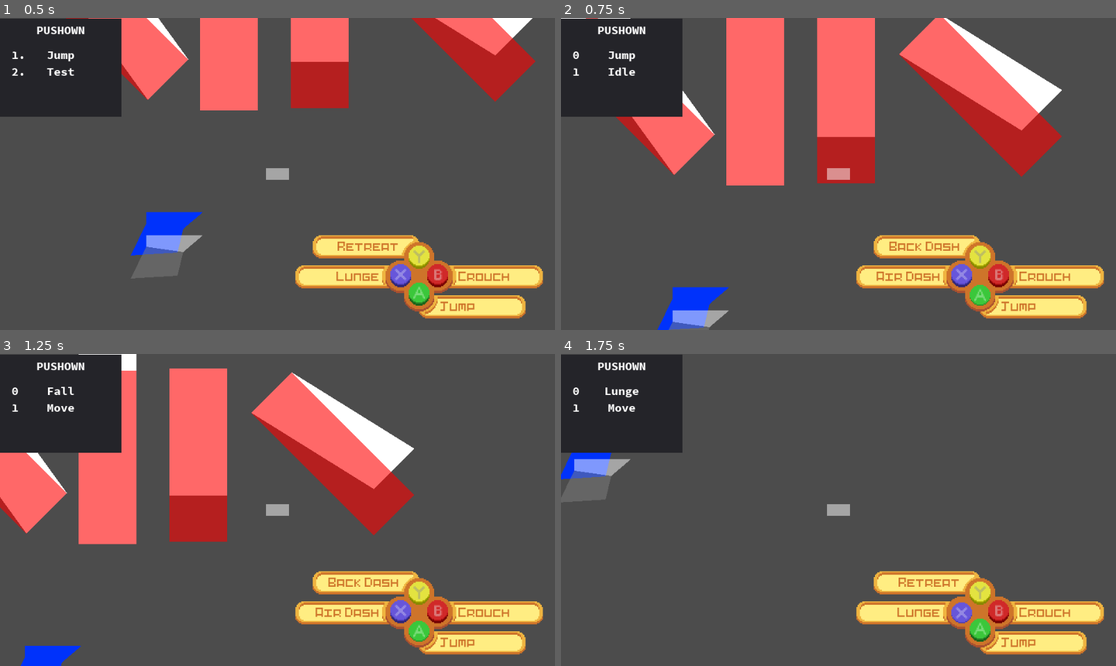
Above: before the commit, frames 1-4 (two rows, left to right).
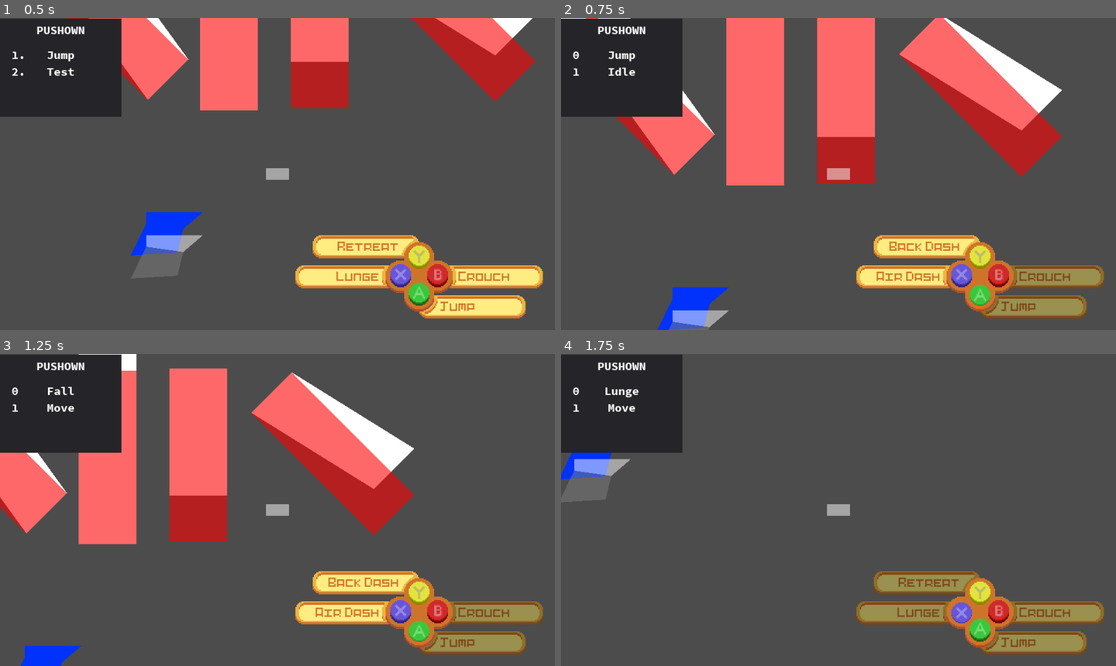
Above: after the commit, the same moments.

Repository: MTareqAzim/scratchpad
Game: Godot game, scene res://Scenes/World/World2.tscn
The game is run twice, just before and just after one commit, with the same random seed, the same clock (stepped at 60 frames per second) and the same inputs.
Inputs:
- Up to frame 1 (0.5 s): no input
- Up to frame 2 (0.75 s): tap Enter at 0.5 s; hold Right (ui_right) from 0.53 s (still down); hold K (ui_a) from 0.53 s (still down)
- Up to frame 3 (1.25 s): keep holding Right (ui_right); keep holding K (ui_a); tap L (ui_b) at 0.8 s
- Up to frame 4 (1.75 s): release Right (ui_right) at 1.28 s; release K (ui_a) at 1.28 s; hold Down (ui_down) from 1.28 s (still down); tap L (ui_b) at 1.35 s; tap J (ui_x) at 1.55 s

Frame 1 is identical in both runs. In frame 2, 2.5% of the frame differs, in the area x 75-98%, y 79-97%; in frame 3, 2.5%; in frame 4, 5.0%, in the area x 53-98%, y 69-97%.

Commit message:
Gray out actions.

Diff:
--- a/Scenes/Input UI/A Button/ATextBox.tscn
+++ b/Scenes/Input UI/A Button/ATextBox.tscn
@@ -27,3 +27,9 @@
 custom_colors/font_color = Color( 0.811765, 0.458824, 0.168627, 1 )
 text = "Jump"
 valign = 1
+
+[node name="Grayed" type="Sprite" parent="."]
+visible = false
+modulate = Color( 0, 0, 0, 0.392157 )
+position = Vector2( 92, 20 )
+texture = ExtResource( 1 )
--- a/Scenes/Input UI/A Button/a_button.gd
+++ b/Scenes/Input UI/A Button/a_button.gd
@@ -1,12 +1,4 @@
-extends Control
-
-onready var animation_player = $Sprite/AnimationPlayer
+extends "../button_animator.gd"
 
 func _input(event):
-	if event.is_action_pressed("ui_a"):
-		animation_player.queue("Press")
-		animation_player.queue("Pressed")
-
-	if event.is_action_released("ui_a"):
-		animation_player.queue("Depress")
-		animation_player.queue("Idle")
+	animate_button("ui_a", event)
--- a/Scenes/Input UI/A Button/a_text_box.gd
+++ b/Scenes/Input UI/A Button/a_text_box.gd
@@ -1,6 +1,8 @@
 extends NinePatchRect
 
 onready var label = $Label
+onready var grayed = $Grayed
+
 var latest_jump := ""
 var prev_state
 
@@ -32,4 +34,9 @@
 	if new_state.state_name in ["jump", "high jump"]:
 		latest_jump = new_state.state_name
 
+	if not new_state.state_name in ["idle", "move", "crouch"]:
+		grayed.visible = true
+	else:
+		grayed.visible = false
+
 	prev_state = new_state.state_name
--- a/Scenes/Input UI/B Button/BTextBox.tscn
+++ b/Scenes/Input UI/B Button/BTextBox.tscn
@@ -3,7 +3,6 @@
 [ext_resource path="res://Sprites/UI/Input/UI (Label Right).png" type="Texture" id=1]
 [ext_resource path="res://Scenes/Input UI/B Button/b_text_box.gd" type="Script" id=2]
 [ext_resource path="res://Scenes/Input UI/PixelFont20.tres" type="DynamicFont" id=3]
-
 
 [node name="BTextBox" type="NinePatchRect"]
 margin_top = -20.0
@@ -29,3 +28,9 @@
 custom_colors/font_color = Color( 0.811765, 0.458824, 0.168627, 1 )
 text = "Crouch"
 valign = 1
+
+[node name="Grayed" type="Sprite" parent="."]
+visible = false
+modulate = Color( 0, 0, 0, 0.392157 )
+position = Vector2( 82, 20 )
+texture = ExtResource( 1 )
--- a/Scenes/Input UI/B Button/b_button.gd
+++ b/Scenes/Input UI/B Button/b_button.gd
@@ -1,12 +1,4 @@
-extends Control
-
-onready var animation_player = $Sprite/AnimationPlayer
+extends "../button_animator.gd"
 
 func _input(event):
-	if event.is_action_pressed("ui_b"):
-		animation_player.queue("Press")
-		animation_player.queue("Pressed")
-
-	if event.is_action_released("ui_b"):
-		animation_player.queue("Depress")
-		animation_player.queue("Idle")
+	animate_button("ui_b", event)
--- a/Scenes/Input UI/B Button/b_text_box.gd
+++ b/Scenes/Input UI/B Button/b_text_box.gd
@@ -1,8 +1,14 @@
 extends NinePatchRect
 
 onready var label = $Label
+onready var grayed = $Grayed
 
 func state_changed(new_state: State) -> void:
 	match new_state.state_name:
 		_:
 			label.text = "Crouch"
+
+	if new_state.state_name in ["idle", "move", "crouch"]:
+		grayed.visible = false
+	else:
+		grayed.visible = true
--- a/Scenes/Input UI/Base.tscn
+++ b/Scenes/Input UI/InputUIBase.tscn
@@ -11,7 +11,7 @@
 [ext_resource path="res://Scenes/Input UI/Y Button/YButton.tscn" type="PackedScene" id=9]
 [ext_resource path="res://Scenes/Input UI/B Button/BButton.tscn" type="PackedScene" id=10]
 
-[node name="Base" type="TextureRect"]
+[node name="InputUIBase" type="TextureRect"]
 margin_left = -58.0
 margin_top = -60.0
 margin_right = 58.0
--- a/Scenes/Input UI/Interface.tscn
+++ /dev/null
@@ -1,17 +0,0 @@
-[gd_scene load_steps=2 format=2]
-
-[ext_resource path="res://Scenes/Input UI/Base.tscn" type="PackedScene" id=1]
-
-[node name="Interface" type="Control"]
-anchor_right = 1.0
-anchor_bottom = 1.0
-
-[node name="Base" parent="." instance=ExtResource( 1 )]
-anchor_left = 1.0
-anchor_top = 1.0
-anchor_right = 1.0
-anchor_bottom = 1.0
-margin_left = -292.0
-margin_top = -151.0
-margin_right = -176.0
-margin_bottom = -31.0
--- a/Scenes/Input UI/X Button/XTextBox.tscn
+++ b/Scenes/Input UI/X Button/XTextBox.tscn
@@ -30,3 +30,9 @@
 text = "Lunge"
 align = 2
 valign = 1
+
+[node name="Grayed" type="Sprite" parent="."]
+visible = false
+modulate = Color( 0, 0, 0, 0.392157 )
+position = Vector2( 82, 20 )
+texture = ExtResource( 1 )
--- a/Scenes/Input UI/X Button/x_button.gd
+++ b/Scenes/Input UI/X Button/x_button.gd
@@ -1,12 +1,4 @@
-extends Control
-
-onready var animation_player = $Sprite/AnimationPlayer
+extends "../button_animator.gd"
 
 func _input(event):
-	if event.is_action_pressed("ui_x"):
-		animation_player.queue("Press")
-		animation_player.queue("Pressed")
-
-	if event.is_action_released("ui_x"):
-		animation_player.queue("Depress")
-		animation_player.queue("Idle")
+	animate_button("ui_x", event)
--- a/Scenes/Input UI/X Button/x_text_box.gd
+++ b/Scenes/Input UI/X Button/x_text_box.gd
@@ -1,11 +1,13 @@
 extends NinePatchRect
 
 onready var label = $Label
+onready var grayed = $Grayed
 
 const font16 = preload("res://Scenes/Input UI/PixelFont16.tres")
 const font20 = preload("res://Scenes/Input UI/PixelFont20.tres")
 
 var prev_state
+var dashed := false
 
 func state_changed(new_state: State) -> void:
 	match new_state.state_name:
@@ -34,4 +36,17 @@
 	else:
 		label.add_font_override("font", font20)
 
+	if dashed:
+		grayed.visible = true
+	elif new_state.state_name in ["back roll", "air back dash", "somersault", "air dash", "lunge", "retreat"]:
+		grayed.visible = true
+	else:
+		grayed.visible = false
+
+	if new_state.state_name in ["air dash", "air back dash"]:
+		dashed = true
+
+	if new_state.state_name == "fall":
+		dashed = false
+
 	prev_state = new_state.state_name
--- a/Scenes/Input UI/Y Button/YTextBox.tscn
+++ b/Scenes/Input UI/Y Button/YTextBox.tscn
@@ -30,3 +30,9 @@
 text = "Retreat"
 align = 2
 valign = 1
+
+[node name="Grayed" type="Sprite" parent="."]
+visible = false
+modulate = Color( 0, 0, 0, 0.392157 )
+position = Vector2( 92, 20 )
+texture = ExtResource( 1 )
--- a/Scenes/Input UI/Y Button/y_button.gd
+++ b/Scenes/Input UI/Y Button/y_button.gd
@@ -1,12 +1,4 @@
-extends Control
-
-onready var animation_player = $Sprite/AnimationPlayer
+extends "../button_animator.gd"
 
 func _input(event):
-	if event.is_action_pressed("ui_y"):
-		animation_player.queue("Press")
-		animation_player.queue("Pressed")
-
-	if event.is_action_released("ui_y"):
-		animation_player.queue("Depress")
-		animation_player.queue("Idle")
+	animate_button("ui_y", event)
--- a/Scenes/Input UI/Y Button/y_text_box.gd
+++ b/Scenes/Input UI/Y Button/y_text_box.gd
@@ -1,8 +1,10 @@
 extends NinePatchRect
 
 onready var label = $Label
+onready var grayed = $Grayed
 
 var prev_state
+var dashed := false
 
 func state_changed(new_state: State) -> void:
 	match new_state.state_name:
@@ -26,4 +28,17 @@
 			if not prev_state in ["jump", "high jump", "air dash", "air back dash"]:
 				label.text = "Retreat"
 
+	if dashed:
+		grayed.visible = true
+	elif new_state.state_name in ["back roll", "air back dash", "somersault", "air dash", "lunge", "retreat"]:
+		grayed.visible = true
+	else:
+		grayed.visible = false
+
+	if new_state.state_name in ["air dash", "air back dash"]:
+		dashed = true
+
+	if new_state.state_name == "fall":
+		dashed = false
+
 	prev_state = new_state.state_name
--- /dev/null
+++ b/Scenes/Input UI/button_animator.gd
@@ -0,0 +1,14 @@
+extends Control
+
+onready var animation_player = $Sprite/AnimationPlayer
+
+func animate_button(action: String, event: InputEvent):
+	if event.is_action_pressed(action):
+		animation_player.clear_queue()
+		animation_player.queue("Press")
+		animation_player.queue("Pressed")
+
+	if event.is_action_released(action):
+		animation_player.clear_queue()
+		animation_player.queue("Depress")
+		animation_player.queue("Idle")
--- a/Scenes/World/World2.tscn
+++ b/Scenes/World/World2.tscn
@@ -4,7 +4,7 @@
 [ext_resource path="res://Utils/Physics Bodies/StaticWall2P5D.tscn" type="PackedScene" id=2]
 [ext_resource path="res://Scenes/Player/Player.tscn" type="PackedScene" id=3]
 [ext_resource path="res://Scenes/Scratch/StatesStackDiplayer.tscn" type="PackedScene" id=4]
-[ext_resource path="res://Scenes/Input UI/Base.tscn" type="PackedScene" id=5]
+[ext_resource path="res://Scenes/Input UI/InputUIBase.tscn" type="PackedScene" id=5]
 
 [node name="World" type="Node"]
 
@@ -127,16 +127,13 @@
 [node name="Player" parent="." instance=ExtResource( 3 )]
 position = Vector2( 492, 524 )
 
-[node name="StateMachine" parent="Player" index="3"]
-editor/display_folded = true
-
 [node name="CanvasLayer" type="CanvasLayer" parent="."]
 
 [node name="StatesStackDiplayer" parent="CanvasLayer" instance=ExtResource( 4 )]
 margin_top = 1.0
 margin_bottom = 171.0
 
-[node name="Base" parent="CanvasLayer" instance=ExtResource( 5 )]
+[node name="InputUIBase" parent="CanvasLayer" instance=ExtResource( 5 )]
 anchor_left = 1.0
 anchor_top = 1.0
 anchor_right = 1.0
@@ -145,8 +142,8 @@
 margin_top = -152.0
 margin_right = -177.0
 margin_bottom = -32.0
-[connection signal="state_changed" from="Player/StateMachine" to="CanvasLayer/Base" method="_on_StateMachine_state_changed"]
 [connection signal="state_changed" from="Player/StateMachine" to="CanvasLayer/StatesStackDiplayer" method="_on_StateMachine_state_changed"]
+[connection signal="state_changed" from="Player/StateMachine" to="CanvasLayer/InputUIBase" method="_on_StateMachine_state_changed"]
 
 [editable path="StaticSlope2P5D"]
 
